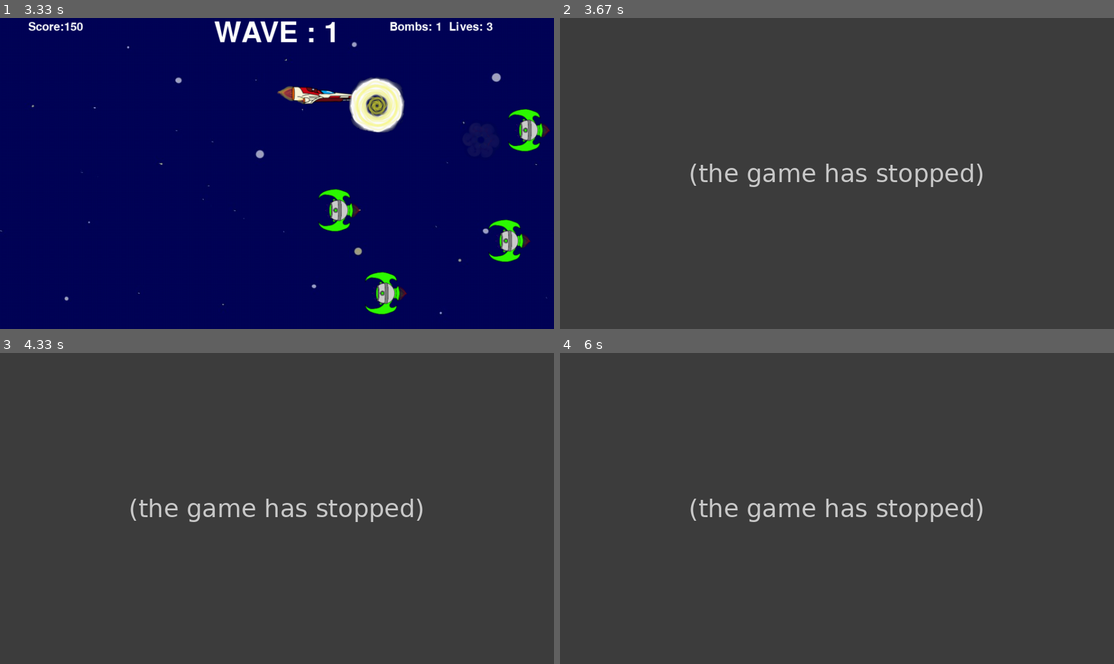
Above: before the commit, frames 1-4 (two rows, left to right).
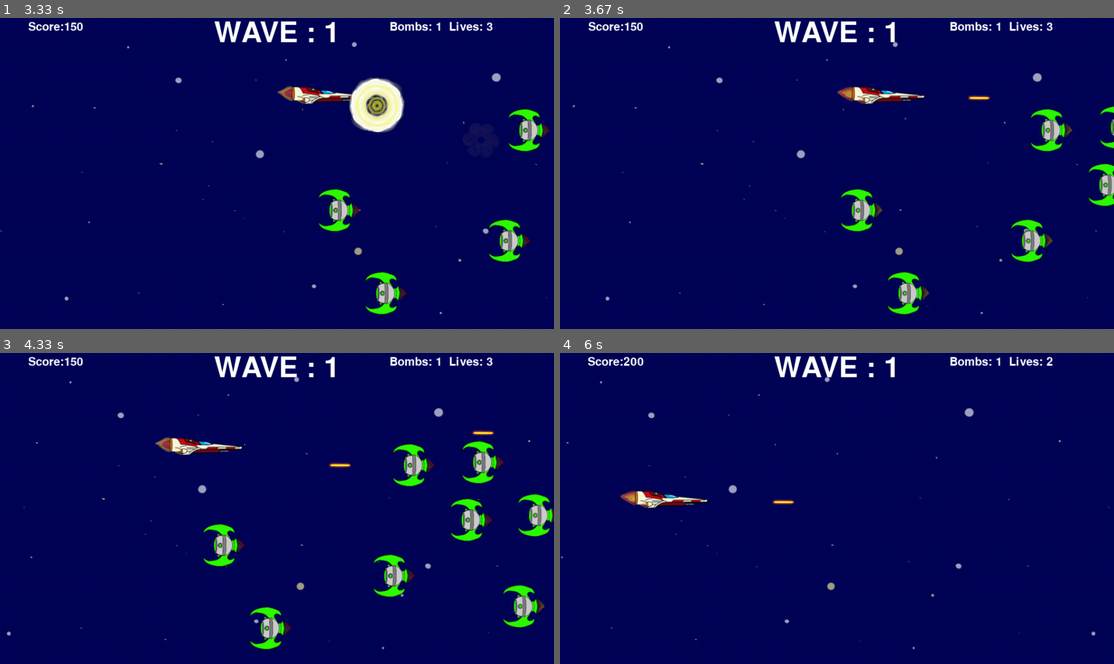
Above: after the commit, the same moments.

Repository: Demi-hero/UoN_Game_Project
Game: pygame game, started from Main.py
Two runs of this game, one before a commit and one after it. Both use one fixed random seed, a clock stepped at 60 frames per second and the inputs below.
Inputs:
- Up to frame 1 (3.33 s): tap Space at 0.33, 1.28, 1.58, 1.83, 2.13, 2.38, 2.68, 2.93, 3.27 s; hold Space 0.67-1.13 s; hold Right 0.67-1.13 s; hold P 1.22-1.68 s; hold Right 1.22-1.68 s; hold P 1.77-2.23 s; hold Right 1.77-2.23 s; hold Right 2.32-2.78 s; hold Up 2.87-3.17 s; hold Right from 3.2 s (still down)
- Up to frame 2 (3.67 s): keep holding Right; tap Space at 3.57 s
- Up to frame 3 (4.33 s): release Right at 3.67 s; hold Left 3.7-4.23 s; tap Space at 3.77, 4.07 s; hold Down from 4.27 s (still down)
- Up to frame 4 (6 s): tap Space at 4.33, 5.83 s; release Down at 4.57 s; tap P at 4.6 s; hold P from 5.77 s (still down); hold Right from 5.77 s (still down)

Frame 1 is identical in both runs. In frame 2, 100% of the frame differs, in the area x 0-100%, y 0-100%; in frame 3, 100%; in frame 4, 100%.
Error before the commit: AttributeError: 'Main' object has no attribute 'new_powerup' (Main.py line 61); the game stopped at 3.35 s (later frames are placeholders)

Commit message:
Re-org and re-comment
Re-organised the code so common elements are together (like collisions, clearing elements as the leave the screen, etc)
Updated the comments so they now reflect the various updates
Cleared some redundant code

Diff:
--- a/eventhandler.py
+++ b/eventhandler.py
@@ -3,9 +3,10 @@
 import gamedata
 import time
 import csv
-# push me please
+
 class HandleEvent():
 
+    # startup screen and logic
     def on_startup(self, background, files):
         background.draw()
         background.update()
@@ -25,81 +26,6 @@
                 self.on_event(event, files=files)
             pyg.display.flip()
 
-    # calculating the player movement direction based on arrow keys held down
-    def player_movement(self, Player):
-        keystate = pyg.key.get_pressed()
-        x_dir = keystate[pyg.K_RIGHT] - keystate[pyg.K_LEFT]
-        y_dir = keystate[pyg.K_DOWN] - keystate[pyg.K_UP]
-        Player.move(x_dir, y_dir)
-
-    # this runs for every event and calls the relevant method
-    def on_event(self, event, files="", board = ""):
-        # breaks out of the main game loop if QUIT event occurs (closing window), cleanup occurs after
-        if event.type == pyg.QUIT:
-                self.on_exit()
-        # checks for when keys are pressed
-        elif event.type == pyg.KEYDOWN:
-                self.on_key_down(event, files, board)
-
-    def on_exit(self):
-        self.startup = False
-        self.running = False
-
-    def on_key_down(self, event, files, board):
-        # spacebar triggers firing sequence - takes gun position from player, passes to bullet fire method
-        if event.key == pyg.K_SPACE:
-            files.pewpew.play()
-            if self.startup:
-                self.startup = False
-            else:
-                bullet = gamedata.Bullet()
-                bullet.rect.x = self.player.rect.x + self.player.ln//2
-                bullet.rect.y = self.player.rect.y + self.player.ht//2
-                self.all_sprites.add(bullet)
-                self.bullets.add(bullet)
-        # p opens the pause screen, and q quits if on the pause screen
-        elif event.key == pyg.K_p:
-            self.on_pause()
-        elif event.key == pyg.K_q:
-            if self.paused:
-                self.on_exit()
-        elif event.key == pyg.K_b:
-            self.on_bomb(board, files)
-
-    def on_bomb(self, board, files):
-        if self.bombs > 0 and not self.paused:
-            files.ult.play()
-            self.update_score(1000)
-            board.screen.fill(self.white)
-            for alien in self.aliens:
-                alien.kill()
-            for bullet in self.alienbullets:
-                bullet.kill()
-            pyg.display.update()
-            self.bombs -= 1
-            self.new_alien(self.wavenum)
-
-
-    # update score and lives
-    def update_score(self, points):
-        self.score += points
-    def update_lives(self, change):
-        self.lives += change
-
-    def player_death(self, hit):
-        self.lives -= 1
-        self.Files.boom.play()
-        expl = gamedata.Explosion(hit.rect.center, 'sm')
-        self.all_sprites.add(expl)
-        self.player.hide()
-        for alien in self.aliens:
-            alien.kill()
-        for bullet in self.bullets:
-            bullet.kill()
-        for albull in self.alienbullets:
-            albull.kill()
-        self.new_alien(self.wavenum)
-
     # pause screen messages
     def on_pause(self, minimised=0):
         if not self.paused:
@@ -111,6 +37,7 @@
         elif not minimised:
             self.paused = False
 
+    # game over screen and logic
     def gameover(self, board, player, files):
         # display high score messages
         if self.scorboard_check(files):
@@ -153,7 +80,6 @@
         gamedata.Background.screen.blit(textsurf, textrect)
 
     # methods for the high score handling
-
     def highscore_display(self, board, files):
         pos = 0.2
         self.game_over_display(board)
@@ -193,9 +119,88 @@
                 return True
         return False
 
+    # this runs for every event and calls the relevant method - mostly for checking player input
+    def on_event(self, event, files="", board = ""):
+        # breaks out of the main game loop if QUIT event occurs (closing window), cleanup occurs after
+        if event.type == pyg.QUIT:
+                self.on_exit()
+        # checks for when keys are pressed
+        elif event.type == pyg.KEYDOWN:
+                self.on_key_down(event, files, board)
+
+    def on_exit(self):
+        self.startup = False
+        self.running = False
+
+    # calculating the player movement direction based on arrow keys held down
+    def player_movement(self, Player):
+        keystate = pyg.key.get_pressed()
+        x_dir = keystate[pyg.K_RIGHT] - keystate[pyg.K_LEFT]
+        y_dir = keystate[pyg.K_DOWN] - keystate[pyg.K_UP]
+        Player.move(x_dir, y_dir)
+
+    def on_key_down(self, event, files, board):
+        if event.key == pyg.K_SPACE:
+            files.pewpew.play()
+            if self.startup:
+                # if on startup, spacebar starts the game
+                self.startup = False
+            else:
+                # spacebar triggers firing sequence - takes gun position from player, passes to bullet fire method
+                bullet = gamedata.Bullet()
+                bullet.rect.x = self.player.rect.x + self.player.ln//2
+                bullet.rect.y = self.player.rect.y + self.player.ht//2
+                self.all_sprites.add(bullet)
+                self.bullets.add(bullet)
+        # p opens the pause screen, and q quits if on the pause screen
+        elif event.key == pyg.K_p:
+            self.on_pause()
+        elif event.key == pyg.K_q:
+            if self.paused:
+                self.on_exit()
+        # b drops a bomb
+        elif event.key == pyg.K_b:
+            self.on_bomb(board, files)
+
+    # logic for bomb power-up
+    def on_bomb(self, board, files):
+        if self.bombs > 0 and not self.paused:
+            files.ult.play()
+            self.score += 1000
+            board.screen.fill(self.white)
+            for alien in self.aliens:
+                alien.kill()
+            for bullet in self.alienbullets:
+                bullet.kill()
+            pyg.display.update()
+            self.bombs -= 1
+            self.new_alien(self.wavenum)
+
+    # on player death updates life count, creates explosion, and clears screen
+    def player_death(self, hit):
+        self.lives -= 1
+        self.Files.boom.play()
+        expl = gamedata.Explosion(hit.rect.center, 'sm')
+        self.all_sprites.add(expl)
+        self.player.hide()
+        for alien in self.aliens:
+            alien.kill()
+        for bullet in self.bullets:
+            bullet.kill()
+        for albull in self.alienbullets:
+            albull.kill()
+        self.new_alien(self.wavenum)
+
+    # spawns aliens, rate increases as player completes waves
     def new_alien(self, wave):
         for i in range (wave+7):
             alien = gamedata.Alien(self)
             alien.collide(self.aliens)
             self.all_sprites.add(alien)
             self.aliens.add(alien)
+
+    # spawns powerups
+    def new_powerup(self):
+        power_up = gamedata.PowerUp(self)
+        self.power_ups.add(power_up)
+        self.all_sprites.add(power_up)
